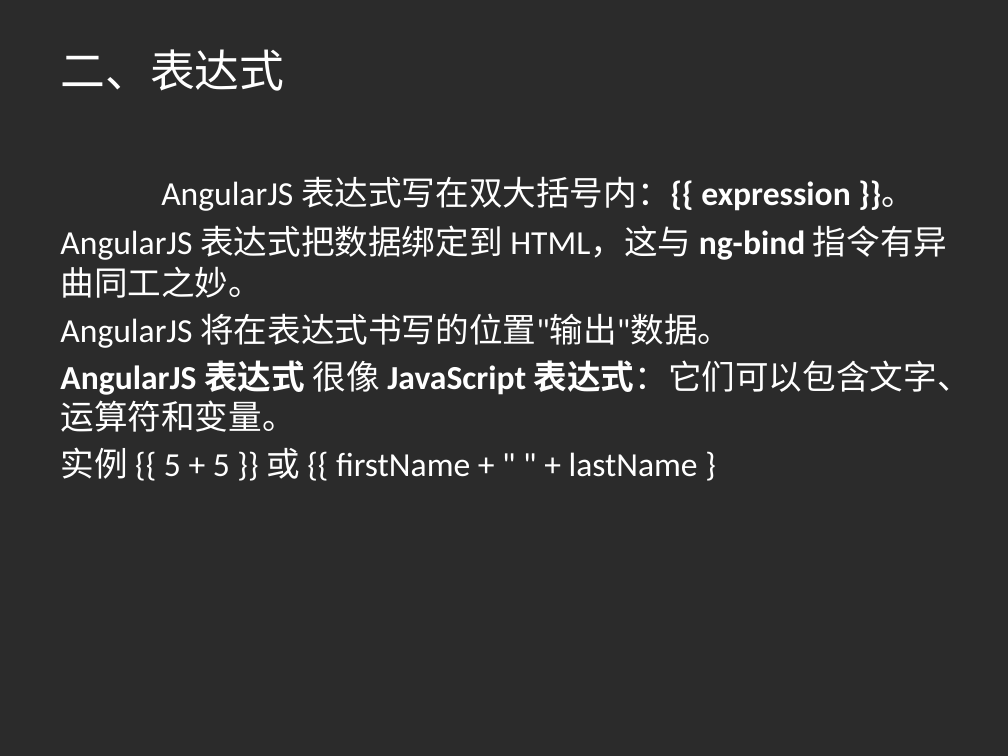
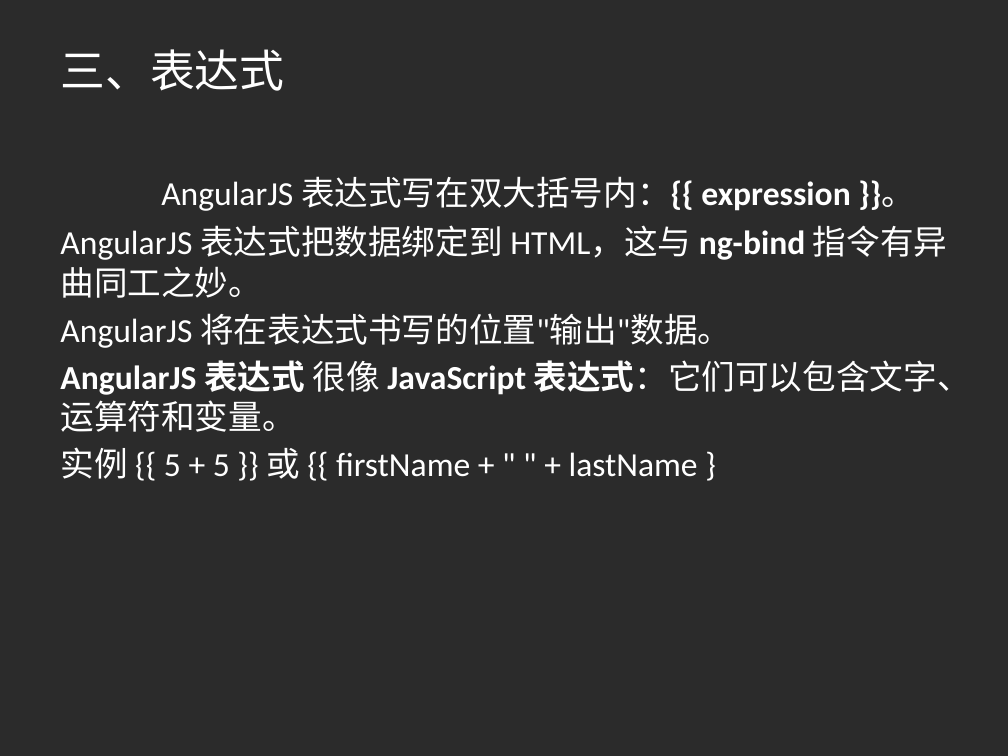
Before and after one commit to zhengqi900/angular, a slide deck: slide 6 of AngularJS.pptx (slide 3 before the commit). Drawn at 1008x756 pixels with LibreOffice and Linux fonts; fonts in the diff are those of the drawing; background and template pictures are left out; a plain dark background stands for a picture behind light text. Boxes give left, top, right and bottom in pixels: in the first picture for what was removed or moved away, otherwise in the second. Text is boxed around its words. In the diff, an @@ line names an element or a change of style, - is before the commit and + after.

```diff
--- a/AngularJS.pptx
+++ b/AngularJS.pptx
@@ title at (60, 49, 284, 91): text changed @@
-二、表达式
+三、表达式
```
Also in this commit, not shown: 2 other slides changed.
